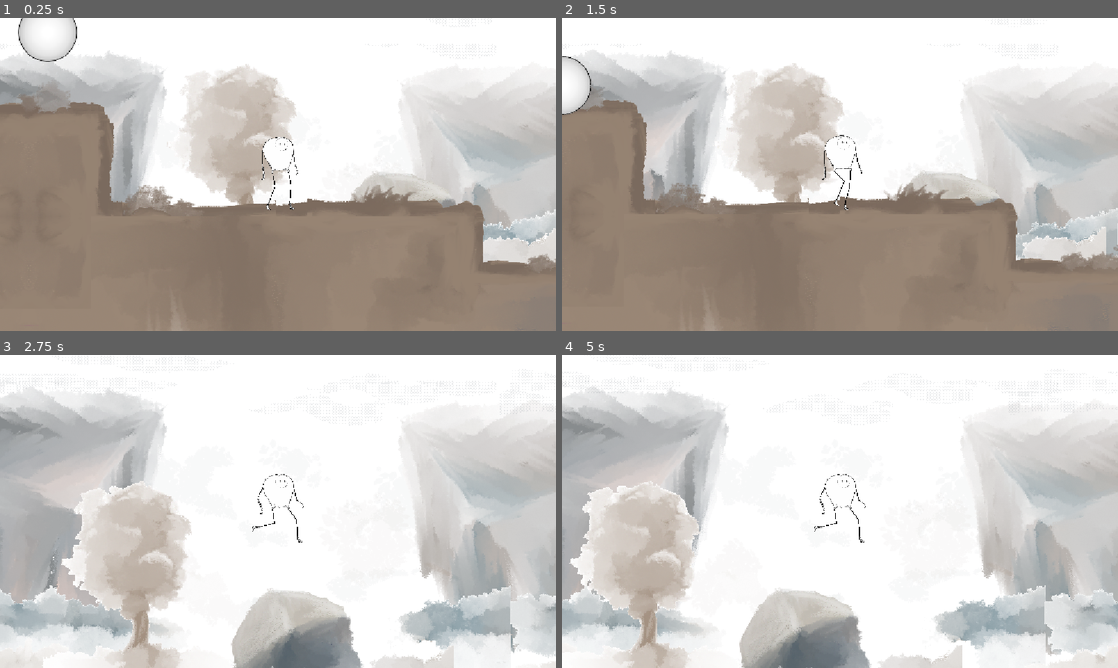
Above: before the commit, frames 1-4 (two rows, left to right).
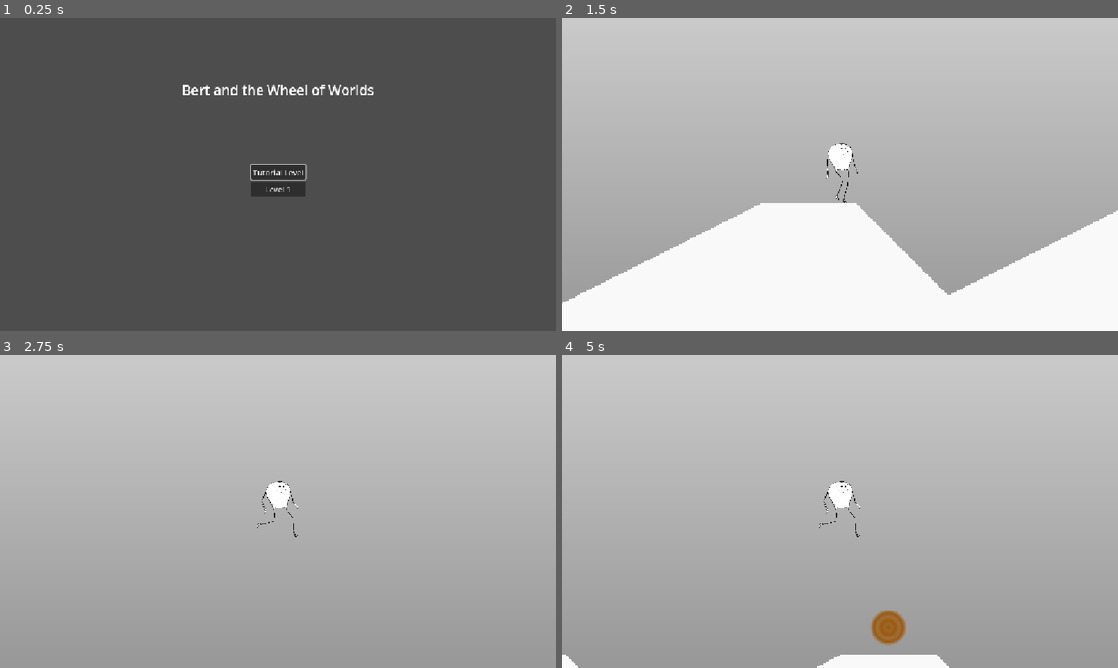
Above: after the commit, the same moments.

Repository: markguinn/wheel-of-worlds
Game: Godot game, scene res://main.tscn
Same seed, same stepped clock (60 frames per second), same inputs: the game is played once before the commit and once after it.
Inputs (mouse positions are in pixels of both pictures, inside the frame that each line leads up to):
- Up to frame 1 (0.25 s): no input
- Up to frame 2 (1.5 s): click (840, 171) at 0.5 s, where only the run after the commit has a clickable "Tutorial Level"; hold Right (right) from 1.28 s (still down)
- Up to frame 3 (2.75 s): keep holding Right (right); tap Space (jump) at 1.52, 2.27 s
- Up to frame 4 (5 s): release Right (right) at 2.78 s; hold Left (left) 2.78-3.53 s; hold Right (right) from 3.53 s (still down); tap Space (jump) at 3.77, 4.52 s

The runs differ from the first frame. In frame 1, 100% of the frame differs, in the area x 0-100%, y 0-100%; in frame 2, 88%; in frame 3, 80%; in frame 4, 83%.

Commit message:
Add title screen

Diff:
--- a/globals/game_manager.gd
+++ b/globals/game_manager.gd
@@ -1,11 +1,15 @@
 extends Node
 
 
-# Called when the node enters the scene tree for the first time.
-func _ready() -> void:
-	pass # Replace with function body.
+func _get_container() -> Node2D:
+	return get_tree().get_first_node_in_group("scene_container")
 
 
-# Called every frame. 'delta' is the elapsed time since the previous frame.
-func _process(_delta: float) -> void:
-	pass
+func change_scene(new_scene: PackedScene, hud_visible = true) -> void:
+	var container := _get_container()
+	var cur_scene = container.get_child(0)
+	var new_instance = new_scene.instantiate()
+	# TODO: fade or do something nice
+	# TODO: show/hide hud
+	container.add_child(new_instance)
+	cur_scene.queue_free()
--- a/main.tscn
+++ b/main.tscn
@@ -1,7 +1,11 @@
 [gd_scene load_steps=2 format=3 uid="uid://cmb0mj478j8hq"]
 
-[ext_resource type="PackedScene" uid="uid://nujivjavdosd" path="res://scenes/levels/world_1.tscn" id="1_ig7tw"]
+[ext_resource type="PackedScene" uid="uid://bbx2kb2li0f5s" path="res://scenes/ui_screens/title_screen.tscn" id="1_ig7tw"]
 
 [node name="Main" type="Node2D"]
 
-[node name="World0" parent="." instance=ExtResource("1_ig7tw")]
+[node name="Container" type="Node2D" parent="." groups=["scene_container"]]
+
+[node name="TitleScreen" parent="Container" instance=ExtResource("1_ig7tw")]
+
+[node name="HUD" type="CanvasLayer" parent="."]
--- a/project.godot
+++ b/project.godot
@@ -22,6 +22,10 @@
 [display]
 
 window/stretch/mode="canvas_items"
+
+[global_group]
+
+scene_container=""
 
 [input]
 
--- /dev/null
+++ b/scenes/ui_screens/scene_change_button.gd
@@ -0,0 +1,14 @@
+extends Button
+
+@export var target_scene: PackedScene
+@export var hud_visible: bool = true
+@export var is_primary: bool = false
+
+func _ready() -> void:
+	pressed.connect(_on_pressed)
+	if is_primary:
+		grab_focus()
+
+
+func _on_pressed() -> void:
+	GameManager.change_scene(target_scene, hud_visible)
--- /dev/null
+++ b/scenes/ui_screens/title_screen.gd
@@ -0,0 +1,11 @@
+extends CanvasLayer
+
+
+# Called when the node enters the scene tree for the first time.
+func _ready() -> void:
+	pass # Replace with function body.
+
+
+# Called every frame. 'delta' is the elapsed time since the previous frame.
+func _process(delta: float) -> void:
+	pass
--- /dev/null
+++ b/scenes/ui_screens/title_screen.tscn
@@ -0,0 +1,49 @@
+[gd_scene load_steps=5 format=3 uid="uid://bbx2kb2li0f5s"]
+
+[ext_resource type="Script" uid="uid://7kus2aersv7s" path="res://scenes/ui_screens/title_screen.gd" id="1_dps8u"]
+[ext_resource type="Script" uid="uid://dwlqg5ma8i6be" path="res://scenes/ui_screens/scene_change_button.gd" id="2_gxoam"]
+[ext_resource type="PackedScene" uid="uid://obcnvoariac3" path="res://scenes/levels/world_0.tscn" id="3_5jm7q"]
+[ext_resource type="PackedScene" uid="uid://nujivjavdosd" path="res://scenes/levels/world_1.tscn" id="4_30kwb"]
+
+[node name="TitleScreen" type="CanvasLayer"]
+script = ExtResource("1_dps8u")
+
+[node name="Label" type="Label" parent="."]
+anchors_preset = -1
+anchor_left = 0.5
+anchor_top = 0.2
+anchor_right = 0.5
+anchor_bottom = 0.2
+offset_left = -113.5
+offset_right = 113.5
+offset_bottom = 23.0
+grow_horizontal = 2
+theme_type_variation = &"HeaderLarge"
+text = "Bert and the Wheel of Worlds"
+
+[node name="VBoxContainer" type="VBoxContainer" parent="."]
+anchors_preset = -1
+anchor_left = 0.5
+anchor_top = 0.5
+anchor_right = 0.5
+anchor_bottom = 0.7
+offset_left = -20.0
+offset_top = -20.0
+offset_right = 20.0
+offset_bottom = 20.0
+grow_horizontal = 2
+grow_vertical = 2
+size_flags_vertical = 3
+
+[node name="Level0Button" type="Button" parent="VBoxContainer"]
+layout_mode = 2
+text = "Tutorial Level"
+script = ExtResource("2_gxoam")
+target_scene = ExtResource("3_5jm7q")
+is_primary = true
+
+[node name="Level1Button" type="Button" parent="VBoxContainer"]
+layout_mode = 2
+text = "Level 1"
+script = ExtResource("2_gxoam")
+target_scene = ExtResource("4_30kwb")
Not shown, added: scenes/ui_screens/scene_change_button.gd.uid
Not shown, added: scenes/ui_screens/title_screen.gd.uid
